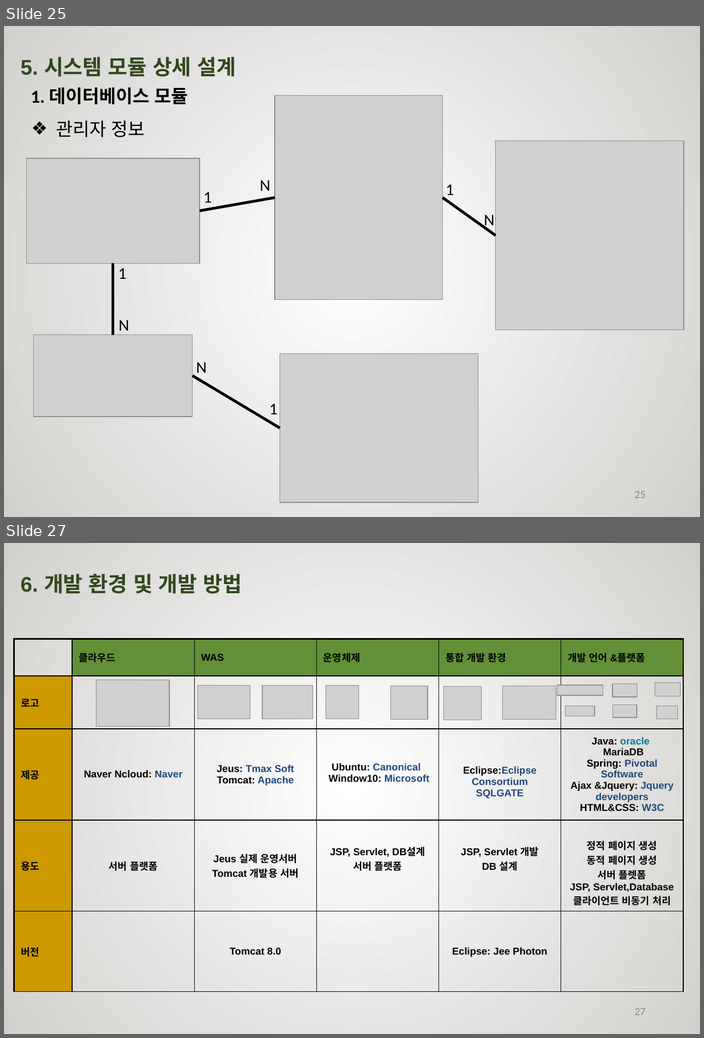
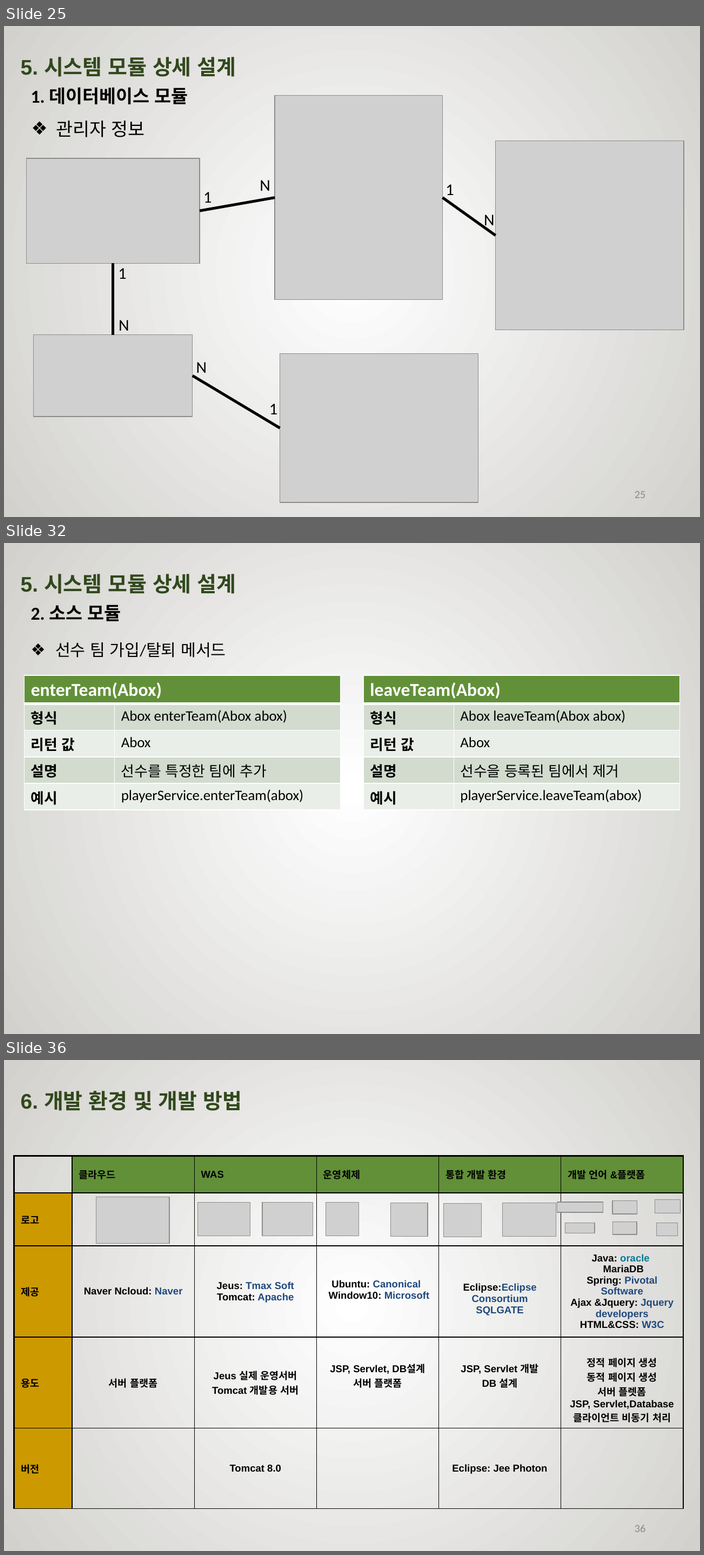
Before and after one commit to rimbong/Webengers, a slide deck: resources/졸작설계서.pptx. Shown one above the other, each under a label of ours: slides 25 and 27 before the commit, slides 25, 32 and 36 after it; the slides between them are not shown. The pictures are 704x1038 and 704x1555 pixels, drawn with LibreOffice and Linux fonts; fonts in the diff are those of the drawing; grey boxes stand for pictures; background and template pictures are left out. Boxes give left, top, right and bottom in pixels: in the first picture for what was removed or moved away, otherwise in the second. Text is boxed around its words. In the diff, an @@ line names an element or a change of style, - is before the commit and + after.

```diff
--- a/resources/졸작설계서.pptx
+++ b/resources/졸작설계서.pptx
@@ slide 32 added at box(4, 543, 700, 1034), background picture (left out) @@
@@ text added at box(21, 574, 236, 594), 40 pt, text #31481C, bold @@
+5. 시스템 모듈 상세 설계
@@ text added at box(31, 605, 121, 621), 20 pt, text #000000, bold @@
+2. 소스 모듈
@@ text added at box(55, 642, 226, 657), 18 pt, text #000000 @@
+❖ 선수 팀 가입/탈퇴 메서드
@@ table added at box(25, 675, 340, 810), 5 rows, 2 columns @@
+enterTeam(Abox) | 
+형식 | Abox enterTeam(Abox abox)
+리턴 값 | Abox
+설명 | 선수를 특정한 팀에 추가
+예시 | playerService.enterTeam(abox)
@@ table added at box(363, 675, 679, 810), 5 rows, 2 columns @@
+leaveTeam(Abox) | 
+형식 | Abox leaveTeam(Abox abox)
+리턴 값 | Abox
+설명 | 선수을 등록된 팀에서 제거
+예시 | playerService.leaveTeam(abox)
@@ what was slide 27 is now slide 36 @@
@@ page number at box(634, 1524, 645, 1532): text changed @@
-27
+36
```
Also in this commit, not shown: 1 slide changed, 8 other slides added.
